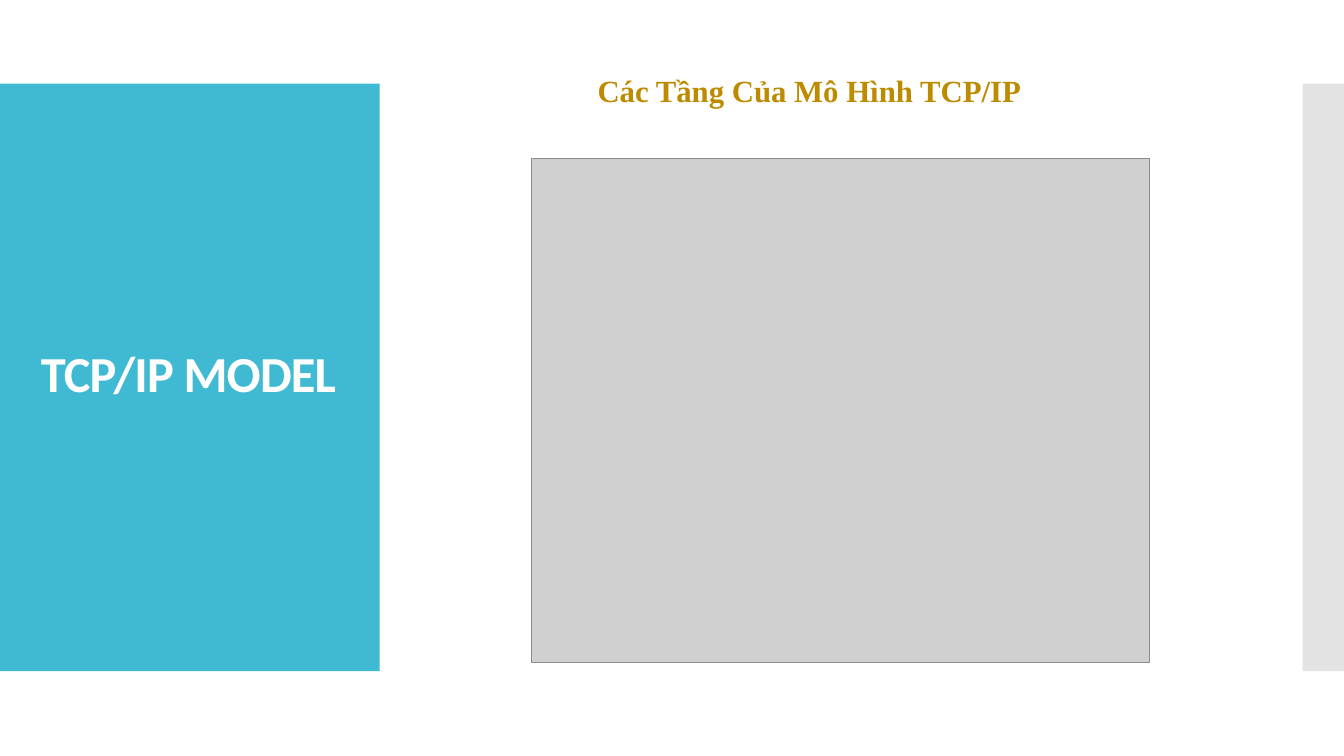
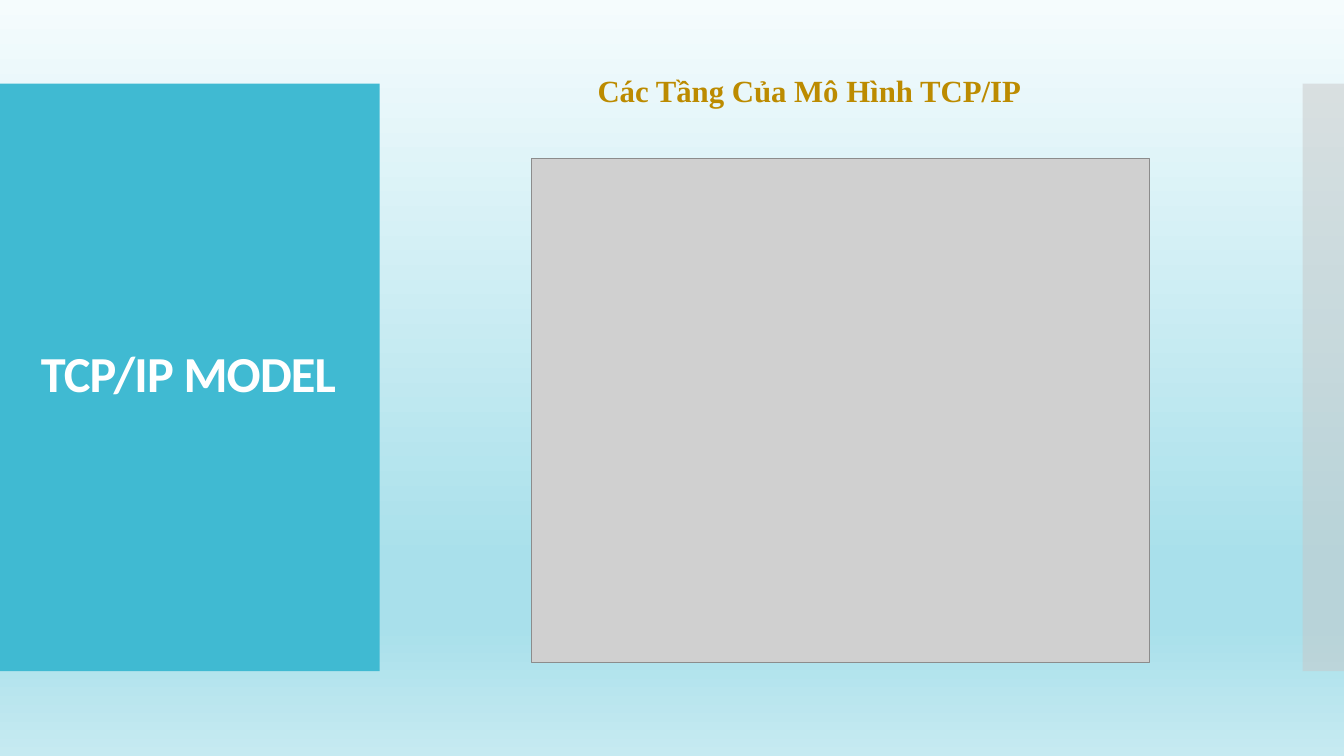
Before and after one commit to tiendatdk3493/video-javaScript, a slide deck: slide 11 of TCP-IP.pptx (slide 7 before the commit). Drawn at 1344x756 pixels with LibreOffice and Linux fonts; fonts in the diff are those of the drawing; grey boxes stand for pictures. Boxes give left, top, right and bottom in pixels: in the first picture for what was removed or moved away, otherwise in the second. Text is boxed around its words. In the diff, an @@ line names an element or a change of style, - is before the commit and + after.

```diff
--- a/TCP-IP.pptx
+++ b/TCP-IP.pptx
@@ background #FFFFFF to gradient #F5FCFD to #A9E0EB to #C6EAF1 @@
```
Also in this commit, not shown: 20 other slides changed, 5 slides added, 1 slide removed, 1 other file.
